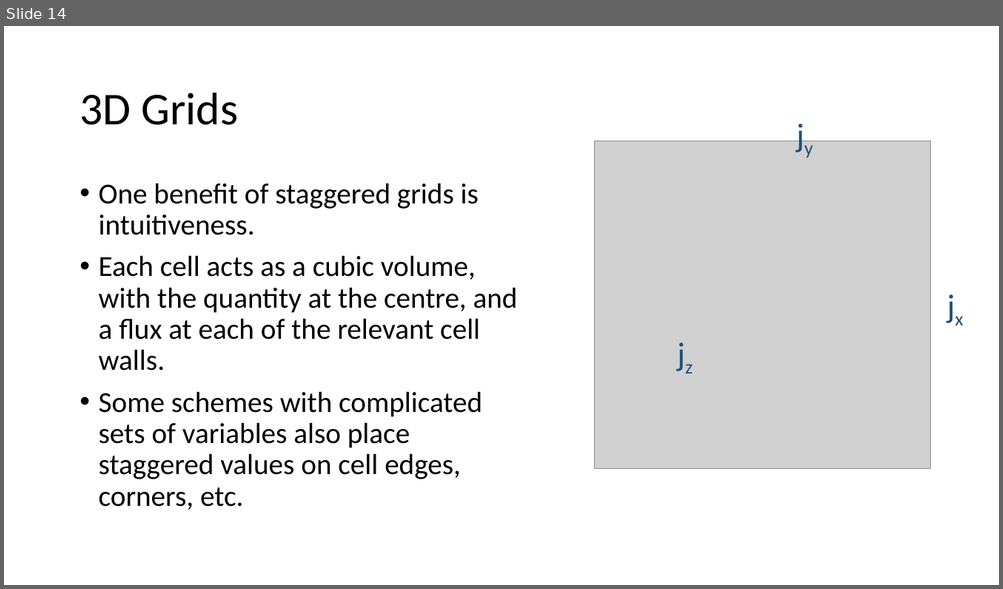
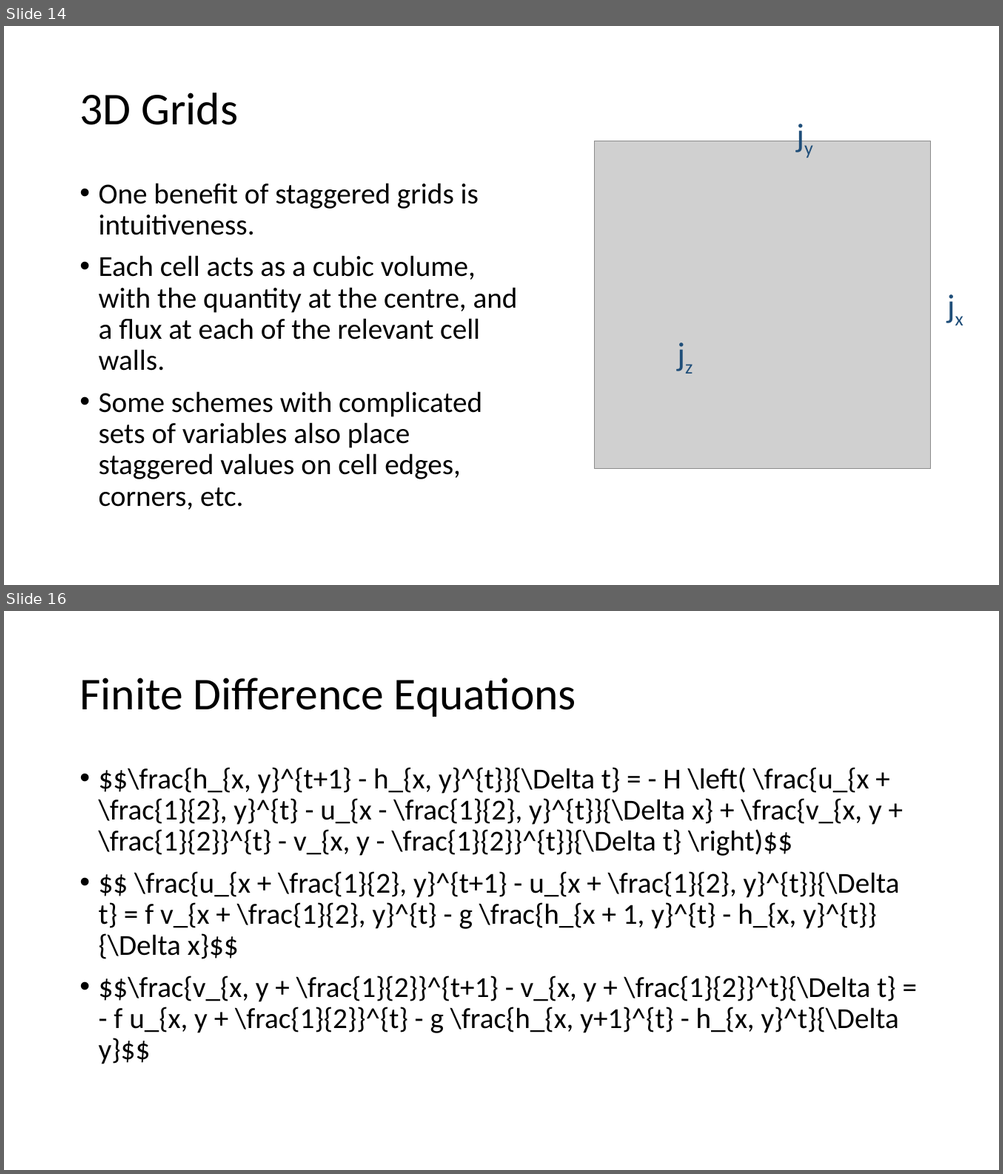
Before and after one commit to Tsintsuntsini/PHYS_581, a slide deck: Presentation3/Staggered Grids.pptx. Shown one above the other, each under a label of ours: slide 14 before the commit, slides 14 and 16 after it; the slides between them are not shown. The pictures are 1003x589 and 1003x1174 pixels, drawn with LibreOffice and Linux fonts; fonts in the diff are those of the drawing; grey boxes stand for pictures. Boxes give left, top, right and bottom in pixels: in the first picture for what was removed or moved away, otherwise in the second. Text is boxed around its words. In the diff, an @@ line names an element or a change of style, - is before the commit and + after.

```diff
--- a/Presentation3/Staggered Grids.pptx
+++ b/Presentation3/Staggered Grids.pptx
@@ slide 16 added at [4, 611, 999, 1170], background #FFFFFF @@
@@ title added at [79, 678, 576, 717], 44 pt, text #000000 @@
+Finite Difference Equations
@@ text added at [99, 767, 899, 1065], 28 pt, text #000000 @@
+• $$\frac{h_{x, y}^{t+1} - h_{x, y}^{t}}{\Delta t} = - H \left( \frac{u_{x + \frac{1}{2}, y}^{t} - u_{x - \frac{1}{2}, y}^{t}}{\Delta x} + \frac{v_{x, y + \frac{1}{2}}^{t} - v_{x, y - \frac{1}{2}}^{t}}{\Delta t} \right)$$
+• $$ \frac{u_{x + \frac{1}{2}, y}^{t+1} - u_{x + \frac{1}{2}, y}^{t}}{\Delta t} = f v_{x + \frac{1}{2}, y}^{t} - g \frac{h_{x + 1, y}^{t} - h_{x, y}^{t}}{\Delta x}$$
+• $$\frac{v_{x, y + \frac{1}{2}}^{t+1} - v_{x, y + \frac{1}{2}}^t}{\Delta t} = - f u_{x, y + \frac{1}{2}}^{t} - g \frac{h_{x, y+1}^{t} - h_{x, y}^t}{\Delta y}$$
```
Also in this commit, not shown: 4 slides changed, 1 other slide added, 4 slides removed, 2 other files.
